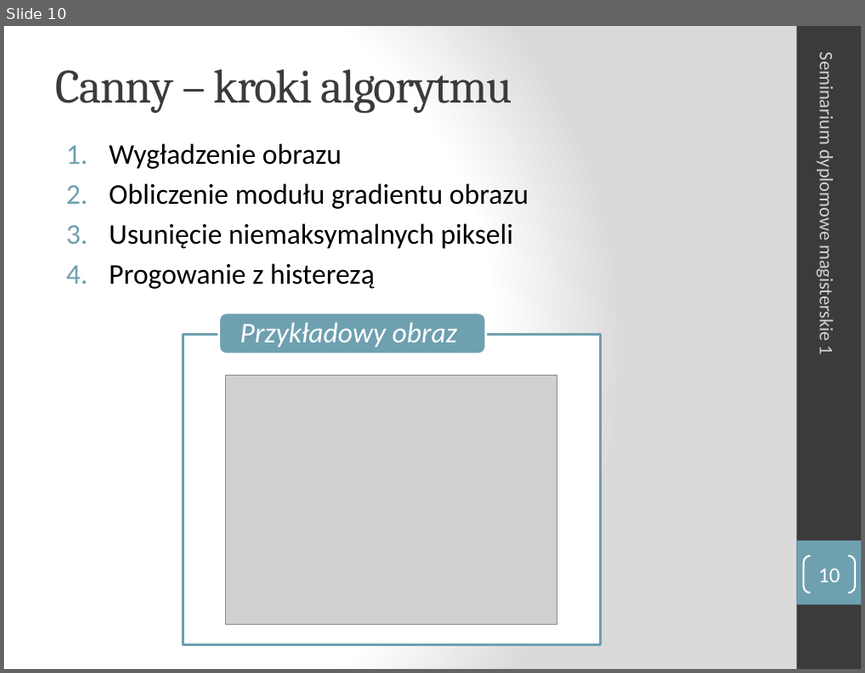
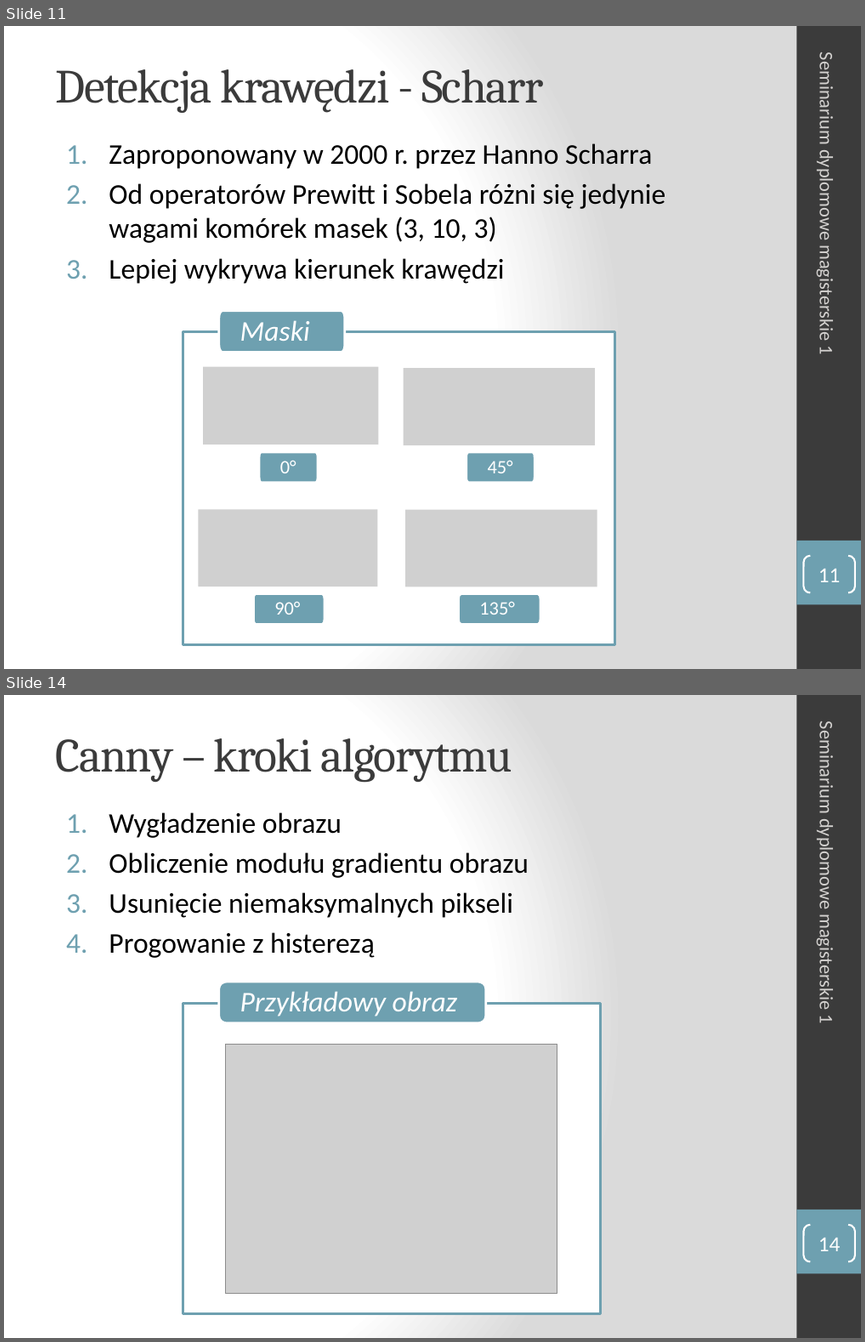
Before and after one commit to turekj/msc, a slide deck: Placeholder/seminar1/prezentacja/sdm1_Aniserowicz_Michal.pptx. Shown one above the other, each under a label of ours: slide 10 before the commit, slides 11 and 14 after it; the slides between them are not shown. The pictures are 865x673 and 865x1342 pixels, drawn with LibreOffice and Linux fonts; fonts in the diff are those of the drawing; grey boxes stand for pictures. Boxes give left, top, right and bottom in pixels: in the first picture for what was removed or moved away, otherwise in the second. Text is boxed around its words. In the diff, an @@ line names an element or a change of style, - is before the commit and + after.

```diff
--- a/Placeholder/seminar1/prezentacja/sdm1_Aniserowicz_Michal.pptx
+++ b/Placeholder/seminar1/prezentacja/sdm1_Aniserowicz_Michal.pptx
@@ slide 11 added at (x1=4, y1=26, x2=861, y2=669), background gradient #FFFFFF to #DADADA; not listed: 2 template elements that a slide beside it also shows @@
@@ title added at (x1=55, y1=69, x2=544, y2=113), 40 pt, text #3B3B3B @@
+Detekcja krawędzi - Scharr
@@ text added at (x1=815, y1=62, x2=838, y2=354), 16 pt, text #D4D2D0 @@
+Seminarium dyplomowe magisterskie 1
@@ text added at (x1=109, y1=143, x2=666, y2=284), 24 pt, text #000000 @@
+1. Zaproponowany w 2000 r. przez Hanno Scharra
+2. Od operatorów Prewitt i Sobela różni się jedynie wagami komórek masek (3, 10, 3)
+3. Lepiej wykrywa kierunek krawędzi
@@ freeform shape added at (x1=219, y1=311, x2=345, y2=352), fill #6EA0B0, outline #FFFFFF 2 pt, 24 pt, text #FFFFFF, italic @@
+Maski
@@ freeform shape added at (x1=183, y1=332, x2=615, y2=645), fill #FFFFFF at 90% opacity, outline #6EA0B0 2 pt @@
@@ picture added at (x1=203, y1=367, x2=378, y2=445) @@
@@ picture added at (x1=404, y1=368, x2=596, y2=445) @@
@@ freeform shape added at (x1=259, y1=452, x2=318, y2=482), fill #6EA0B0, outline #FFFFFF 2 pt, 16 pt, text #FFFFFF @@
+0°
@@ freeform shape added at (x1=466, y1=452, x2=534, y2=482), fill #6EA0B0, outline #FFFFFF 2 pt, 16 pt, text #FFFFFF @@
+45°
@@ picture added at (x1=198, y1=510, x2=377, y2=586) @@
@@ picture added at (x1=406, y1=510, x2=598, y2=586) @@
@@ page number added at (x1=803, y1=556, x2=855, y2=592), outline #FFFFFF 1.5 pt, 18 pt, text #FFFFFF @@
+11
@@ freeform shape added at (x1=253, y1=593, x2=324, y2=624), fill #6EA0B0, outline #FFFFFF 2 pt, 16 pt, text #FFFFFF @@
+90°
@@ freeform shape added at (x1=458, y1=593, x2=540, y2=624), fill #6EA0B0, outline #FFFFFF 2 pt, 16 pt, text #FFFFFF @@
+135°
@@ what was slide 10 is now slide 14 @@
@@ page number at (x1=818, y1=1237, x2=840, y2=1251): text changed @@
-10
+14
```
Also in this commit, not shown: 9 slides changed, 4 other slides added, 1 slide removed, 4 other files.
